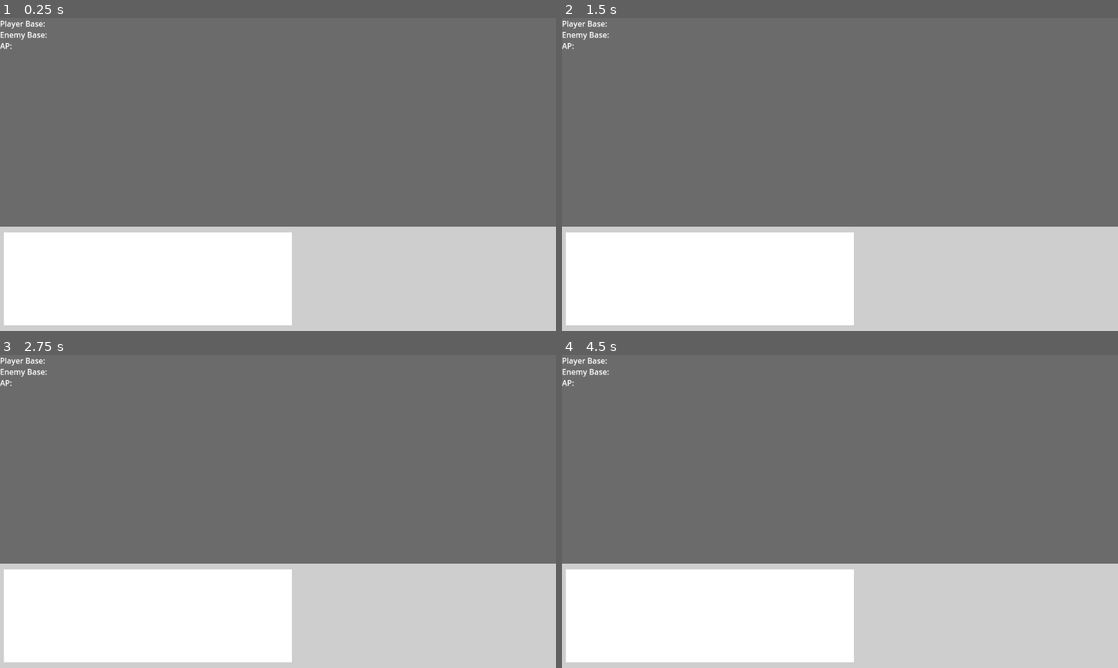
Above: before the commit, frames 1-4 (two rows, left to right).
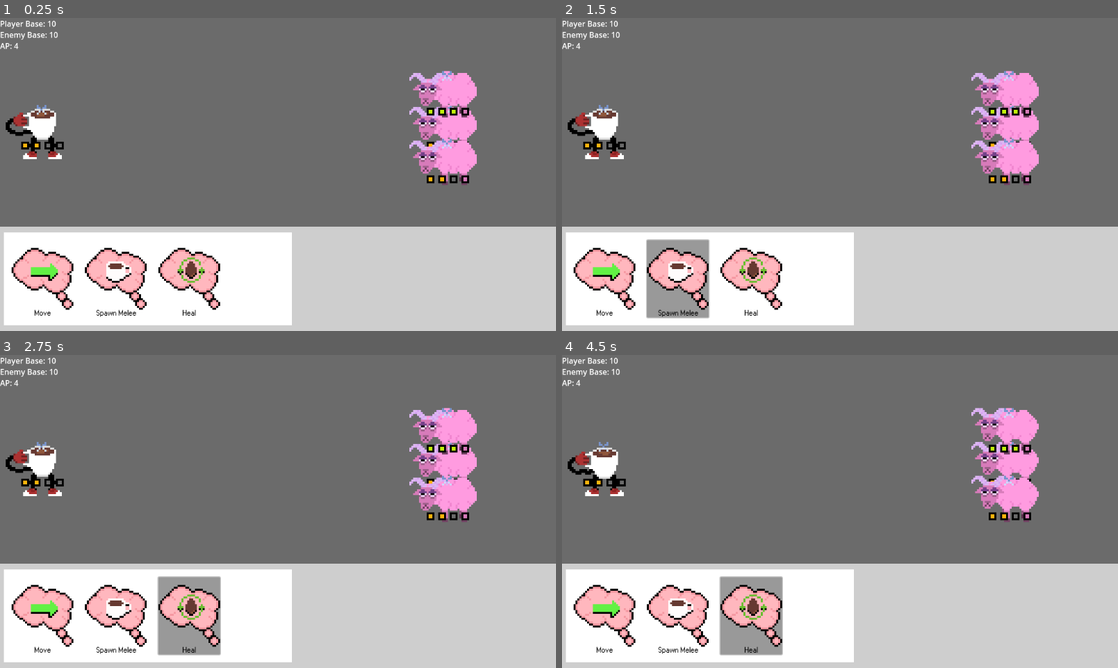
Above: after the commit, the same moments.

Repository: Jusbusy/game-off-2025
Game: Godot game, scene res://game.tscn
Two runs of this game, one before a commit and one after it. Both use one fixed random seed, a clock stepped at 60 frames per second and the inputs below.
Inputs (mouse positions are in pixels of both pictures, inside the frame that each line leads up to):
- Up to frame 1 (0.25 s): no input
- Up to frame 2 (1.5 s): click (606, 277) at 0.5 s, where only the run after the commit has a clickable "Move"; click (678, 277) at 1.25 s, where only the run after the commit has a clickable "Spawn Melee"
- Up to frame 3 (2.75 s): click (189, 614) at 2 s, where only the run after the commit has a clickable "Heal"
- Up to frame 4 (4.5 s): click (606, 614) at 2.75 s, where only the run after the commit has a clickable "Move"; click (678, 614) at 3.5 s, where only the run after the commit has a clickable "Spawn Melee"; click (751, 614) at 4.25 s, where only the run after the commit has a clickable "Heal"

The runs differ from the first frame. In frame 1, 8.0% of the frame differs, in the area x 1-86%, y 0-96%; in frame 2, 9.6%; in frame 3, 9.6%; in frame 4, 9.6%.
Error before the commit: Parse Error: Identifier "turn_ap" not declared in the current scope. (res://globals.gd:195)

Commit message:
Fix "Increased turn_ap from 3 to 4"

Diff:
--- a/globals.gd
+++ b/globals.gd
@@ -59,6 +59,7 @@
 		enemy_base_health = value
 		enemy_base_health_label.text = "Enemy Base: %d" % value
 
+const turn_ap = 4
 var player_ap: int:
 	get:
 		return player_ap
@@ -81,6 +82,7 @@
 		grid[i].resize(grid_size.y)
 	player_base_health = 10
 	enemy_base_health = 10
+	player_ap = turn_ap
 
 	var unit_instance = load("res://Units/Friendlies/f_melee.tscn").instantiate()
 	Global.get_tree().root.add_child.call_deferred(unit_instance)
